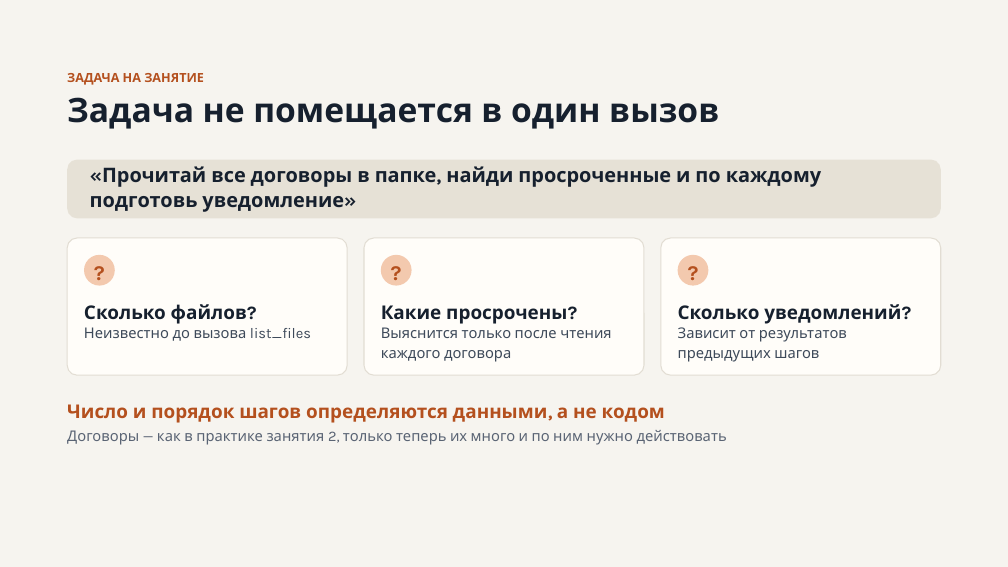
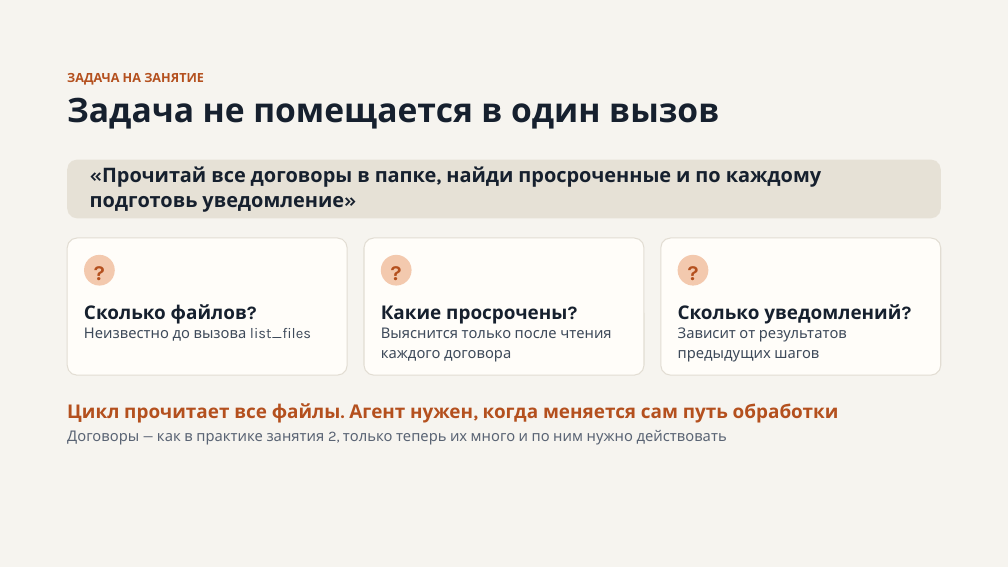
Before and after one commit to chernyatiev/llm_apps_course, a slide deck: slide 3 of lesson_4/Управление потоком исполнения LLM приложения.pptx. Drawn at 1008x567 pixels with LibreOffice and Linux fonts; fonts in the diff are those of the drawing. Boxes give left, top, right and bottom in pixels: in the first picture for what was removed or moved away, otherwise in the second. Text is boxed around its words. In the diff, an @@ line names an element or a change of style, - is before the commit and + after.

```diff
--- a/lesson_4/Управление потоком исполнения LLM приложения.pptx
+++ b/lesson_4/Управление потоком исполнения LLM приложения.pptx
@@ text at (67,403,839,423): text changed @@
-Число и порядок шагов определяются данными, а не кодом
+Цикл прочитает все файлы. Агент нужен, когда меняется сам путь обработки
```
Also in this commit, not shown: 3 other slides changed, 1 slide added, 1 slide removed, 12 other files.
